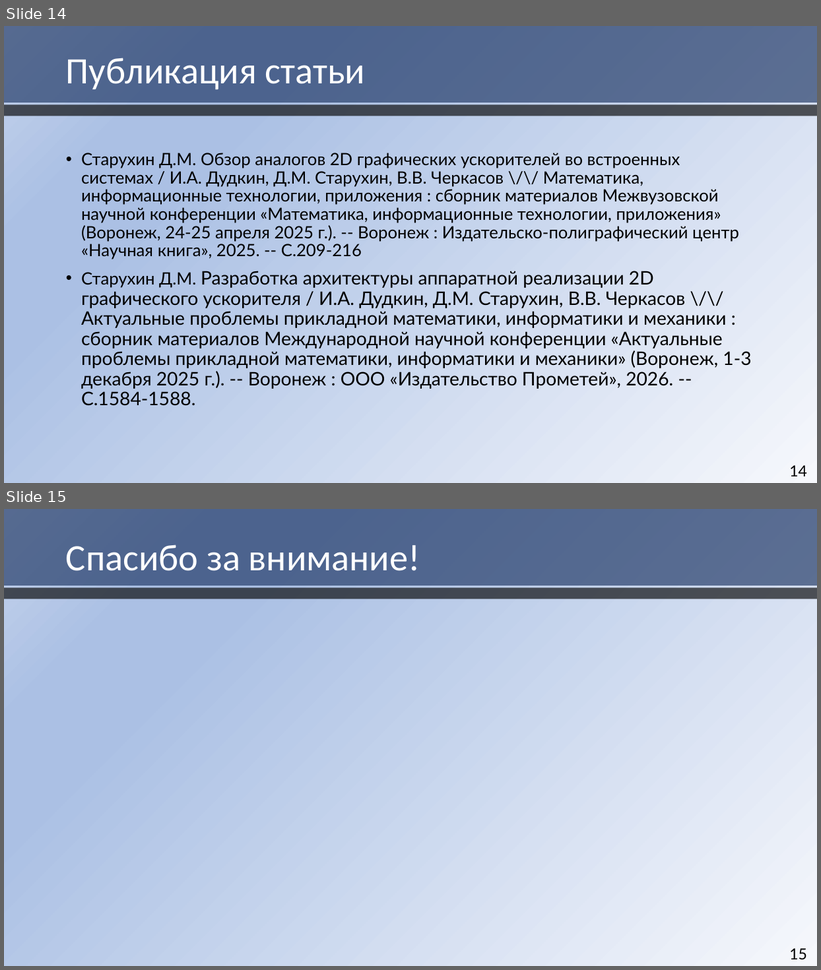
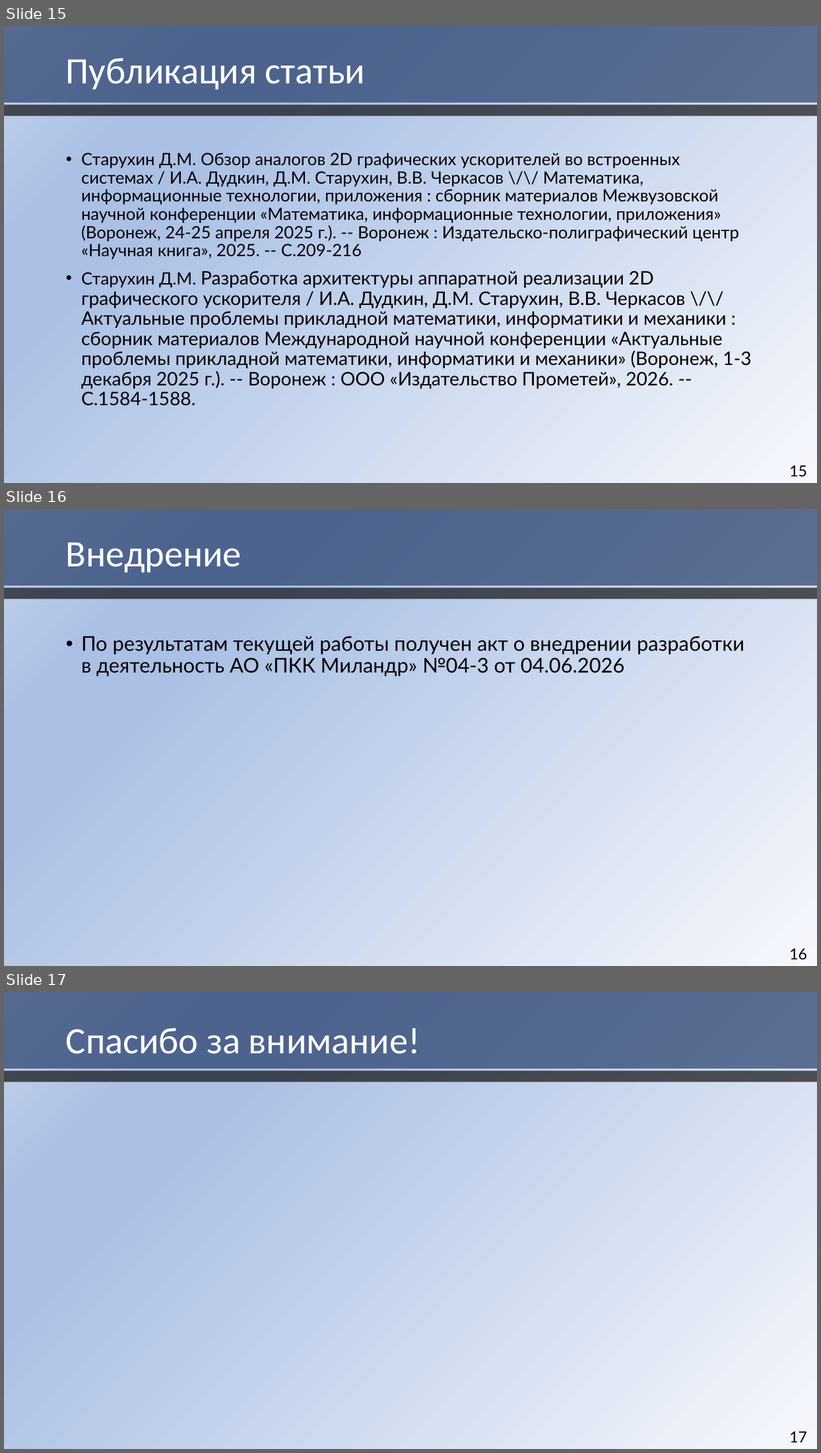
Before and after one commit to HaMeNopeDiot/hardware_gpu, a slide deck: docs/starukhin_dissertation/magister_pres.pptx. Shown one above the other, each under a label of ours: slides 14 and 15 before the commit, slides 15, 16 and 17 after it. The pictures are 821x970 and 821x1453 pixels, drawn with LibreOffice and Linux fonts; fonts in the diff are those of the drawing. Boxes give left, top, right and bottom in pixels: in the first picture for what was removed or moved away, otherwise in the second. Text is boxed around its words. In the diff, an @@ line names an element or a change of style, - is before the commit and + after.

```diff
--- a/docs/starukhin_dissertation/magister_pres.pptx
+++ b/docs/starukhin_dissertation/magister_pres.pptx
@@ slide 16 added at (4,509,817,966), background gradient #F6F8FC to #ABC0E4 to #C7D5ED @@
@@ rectangle added at (4,509,817,586), fill #1A3260 at 65% opacity @@
@@ title added at (66,542,242,573), 44 pt, text #FFFFFF @@
+Внедрение
@@ rectangle added at (4,588,817,599), fill #000000 at 65% opacity @@
@@ text added at (81,636,745,677), 24 pt, text #000000 @@
+• По результатам текущей работы получен акт о внедрении разработки в деятельность АО «ПКК Миландр» №04-3 от 04.06.2026
@@ page number added at (789,949,807,960), 18 pt, text #000000 @@
+16
@@ what was slide 14 is now slide 15 @@
@@ page number at (789,466,807,477): text changed @@
-14
+15
@@ what was slide 15 is now slide 17 @@
@@ page number at (789,1432,807,1443): text changed @@
-15
+17
```
Also in this commit, not shown: 6 slides changed, 1 other slide added, 1 other file.
